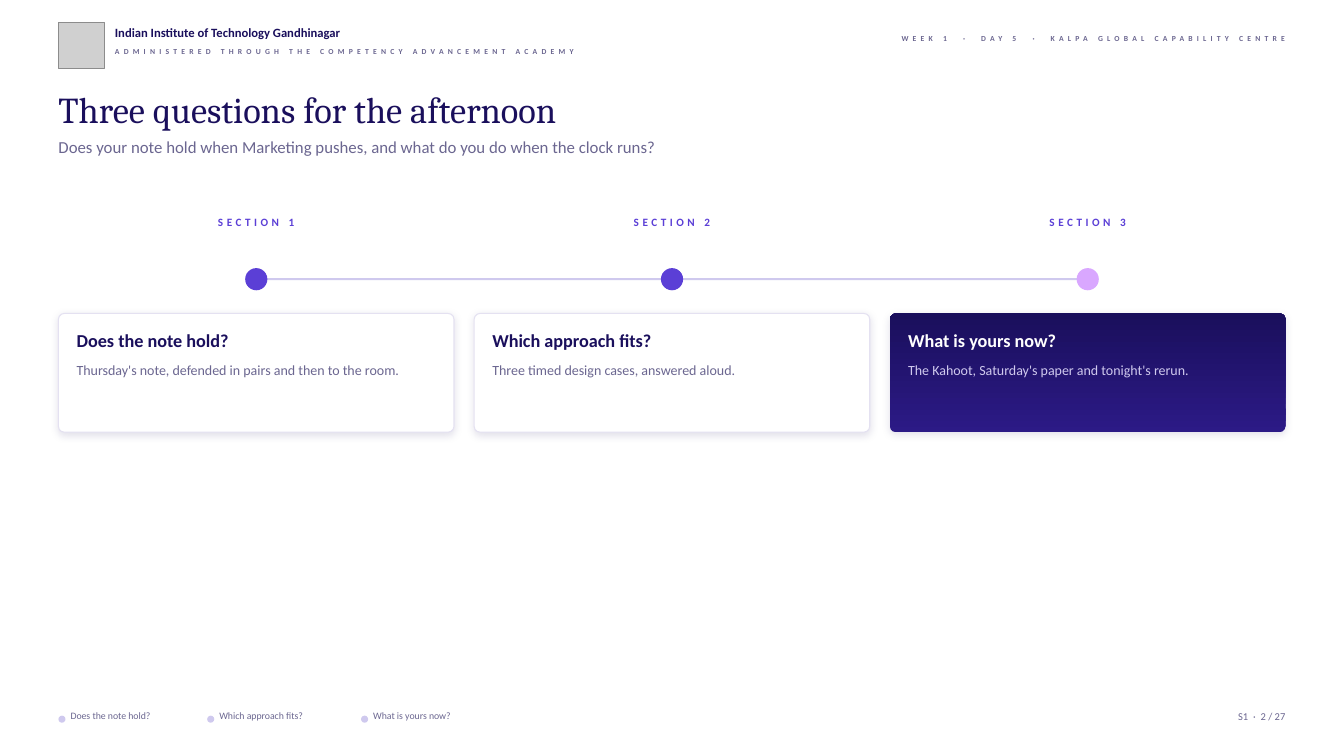
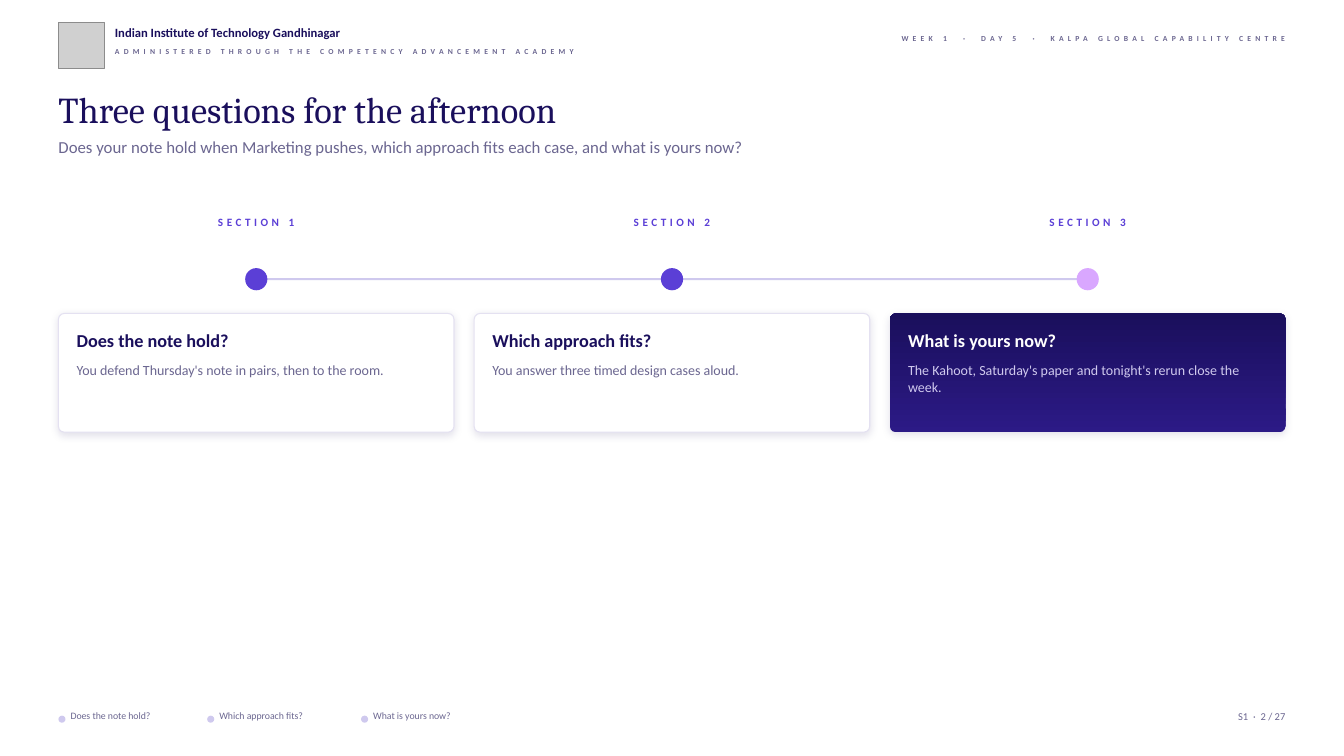
Before and after one commit to fde-academy-lab/c2-content-factory, a slide deck: slide 2 of content/W01/D5/slides/C2_W01_D05_rehearsal_STUDENT.pptx. Drawn at 1344x756 pixels with LibreOffice and Linux fonts; fonts in the diff are those of the drawing; grey boxes stand for pictures; background and template pictures are left out. Boxes give left, top, right and bottom in pixels: in the first picture for what was removed or moved away, otherwise in the second. Text is boxed around its words. In the diff, an @@ line names an element or a change of style, - is before the commit and + after.

```diff
--- a/content/W01/D5/slides/C2_W01_D05_rehearsal_STUDENT.pptx
+++ b/content/W01/D5/slides/C2_W01_D05_rehearsal_STUDENT.pptx
@@ text at (58, 141, 742, 156): text changed @@
-Does your note hold when Marketing pushes, and what do you do when the clock runs?
+Does your note hold when Marketing pushes, which approach fits each case, and what is yours now?
@@ text at (77, 365, 384, 377): text changed @@
-Thursday's note, defended in pairs and then to the room.
+You defend Thursday's note in pairs, then to the room.
@@ text at (492, 365, 739, 378): text changed @@
-Three timed design cases, answered aloud.
+You answer three timed design cases aloud.
@@ text at (908, 365, 1239, 392): text changed @@
-The Kahoot, Saturday's paper and tonight's rerun.
+The Kahoot, Saturday's paper and tonight's rerun close the week.
```
Also in this commit, not shown: 16 other slides changed, 4 other files.
